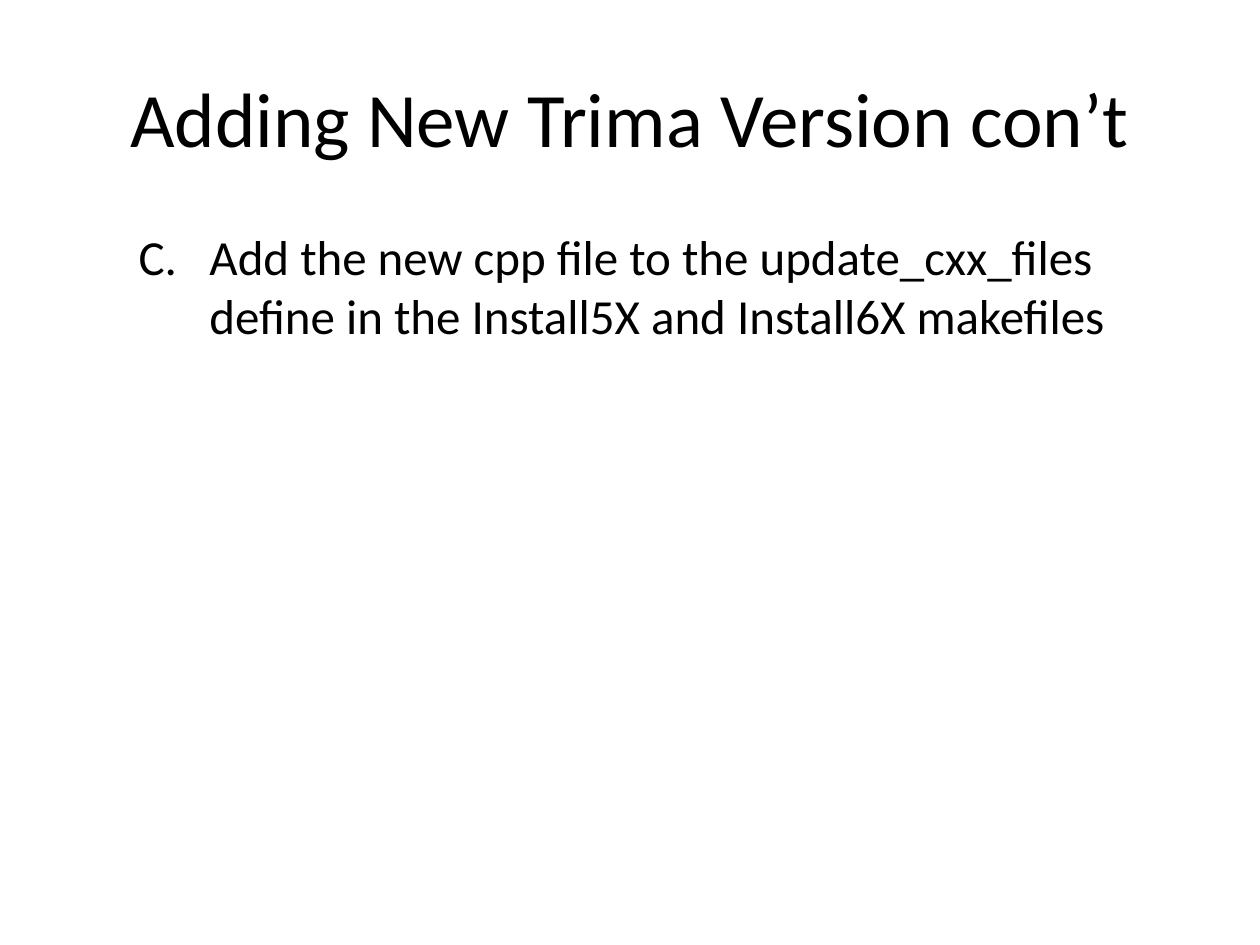
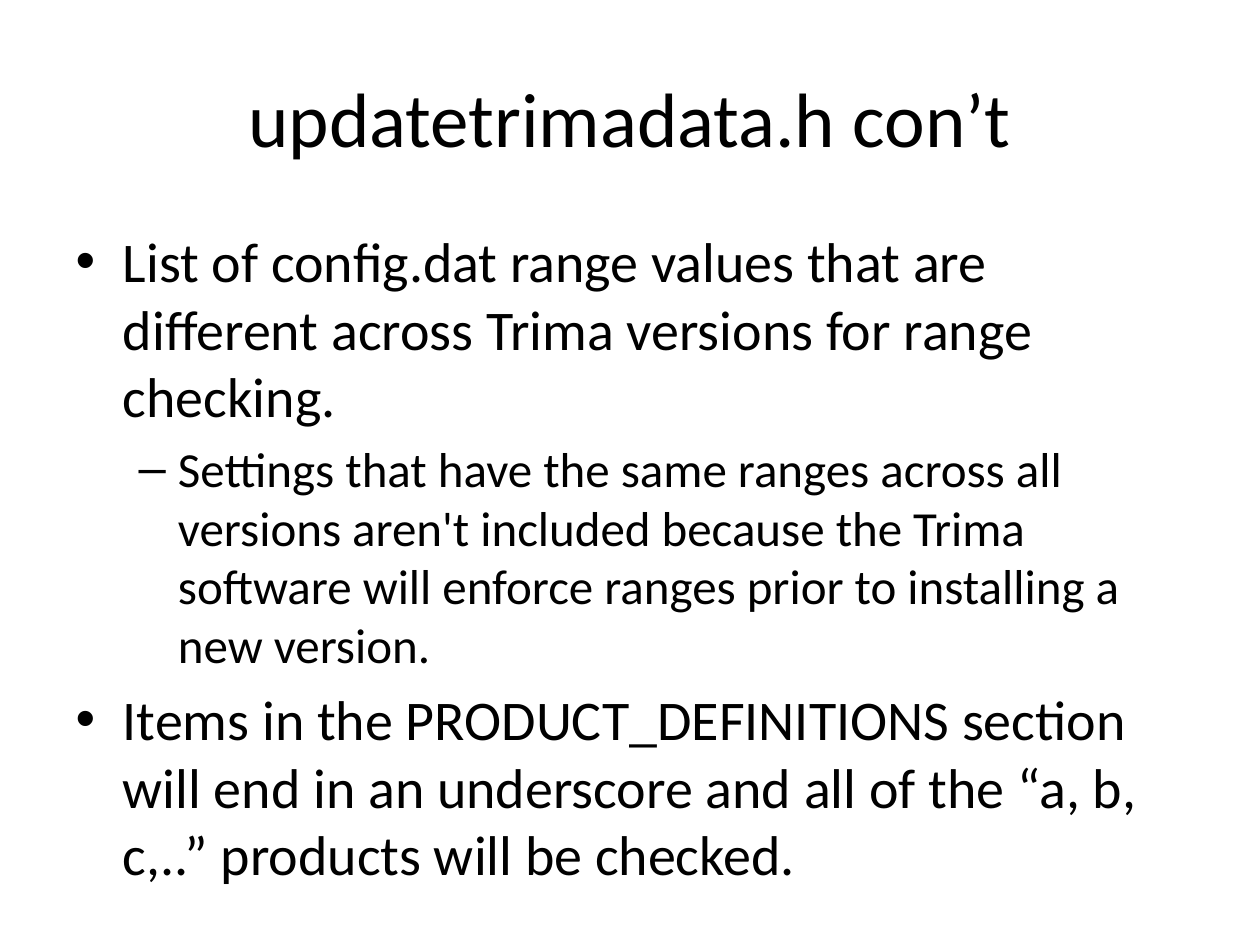
Before and after one commit to ebadusb/Install, a slide deck: slide 6 of Trima Install Scripts.pptx (slide 9 before the commit). Drawn at 1260x945 pixels with LibreOffice and Linux fonts; fonts in the diff are those of the drawing. Boxes give left, top, right and bottom in pixels: in the first picture for what was removed or moved away, otherwise in the second. Text is boxed around its words. In the diff, an @@ line names an element or a change of style, - is before the commit and + after.

Commit message:
Updated for new Install architecture.
[git-p4: depot-paths = "//depot/main/embedded/Trima/Install/": change = 56884]

```diff
--- a/Trima Install Scripts.pptx
+++ b/Trima Install Scripts.pptx
@@ background #D2D2D2 to #FFFFFF @@
@@ title at (x1=248, y1=93, x2=1011, y2=160): text changed @@
-Adding New Trima Version con’t
+updatetrimadata.h con’t
@@ text at (x1=123, y1=243, x2=1136, y2=815): text changed; size 28 to 32 pt @@
-  C. Add the new cpp file to the update_cxx_files define in the Install5X and Install6X makefiles
+• List of config.dat range values that are different across Trima versions for range checking.
+  – Settings that have the same ranges across all versions aren't included because the Trima software will enforce ranges prior to installing a new version.
+• Items in the PRODUCT_DEFINITIONS section will end in an underscore and all of the “a, b, c,..” products will be checked.
```
Also in this commit, not shown: 8 other slides changed, 3 slides removed.
